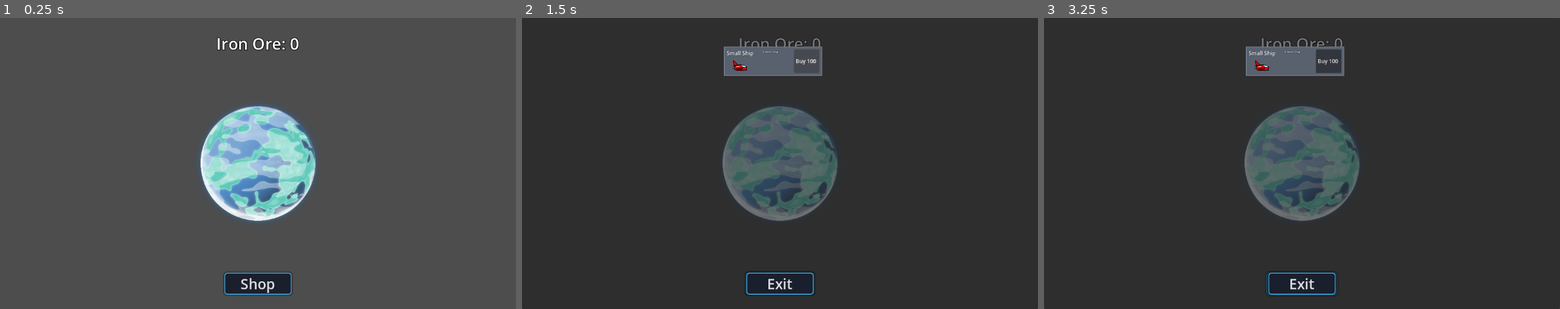
Above: before the commit, frames 1-3 (left to right).
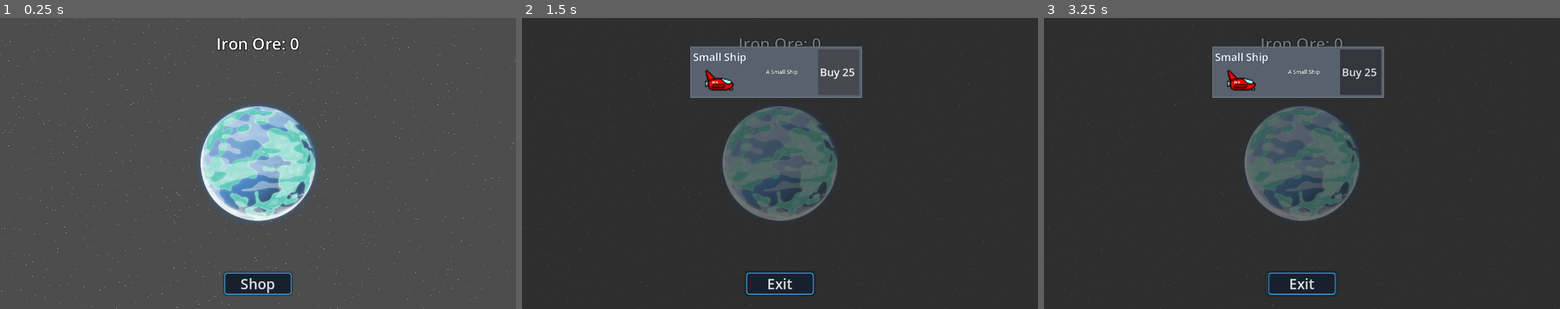
Above: after the commit, the same moments.

Repository: AllanSechrist/Tap
Game: Godot game, scene res://level/sand_box.tscn
The game is run twice, just before and just after one commit, with the same random seed, the same clock (stepped at 60 frames per second) and the same inputs.
Inputs:
- Up to frame 1 (0.25 s): no input
- Up to frame 2 (1.5 s): click "Shop" at 0.5 s; click "Buy 100" (after the commit: "Buy 25") at 1.25 s
- Up to frame 3 (3.25 s): click "Shop" at 2 s; click "Shop" at 2.75 s

The runs differ from the first frame. In frame 1, 0.2% of the frame differs, in the area x 0-100%, y 0-100%; in frame 2, 4.6%; in frame 3, 3.6%.

Commit message:
Add click animation to planet.

Diff:
--- a/Shop/ShopUI/shop_ui.gd
+++ b/Shop/ShopUI/shop_ui.gd
@@ -15,6 +15,5 @@
 		grid_container.add_child(card)
 		card.setup(item)
 
-
 func _on_exit_button_pressed() -> void:
 	Events.toggle_shop_menu.emit()
--- a/Shop/ShopUI/shop_ui.tscn
+++ b/Shop/ShopUI/shop_ui.tscn
@@ -2,6 +2,7 @@
 
 [ext_resource type="Script" uid="uid://dnedsjqpuvwk3" path="res://Shop/ShopUI/shop_ui.gd" id="1_ajsfe"]
 [ext_resource type="Resource" uid="uid://eowgs1mnq58m" path="res://Shop/Shops/earth/earth.tres" id="2_56enu"]
+[ext_resource type="Script" uid="uid://dmu1bx1b246jl" path="res://UI/HUD/shop_menu_button.gd" id="4_oiswq"]
 
 [sub_resource type="StyleBoxFlat" id="StyleBoxFlat_56enu"]
 bg_color = Color(0.101960786, 0.12156863, 0.18039216, 1)
@@ -75,14 +76,19 @@
 layout_mode = 2
 
 [node name="ScrollContainer" type="ScrollContainer" parent="PanelContainer/MarginContainer/VBoxContainer" unique_id=2138070313]
-custom_minimum_size = Vector2(250, 100)
+custom_minimum_size = Vector2(200, 100)
 layout_mode = 2
 size_flags_horizontal = 4
 size_flags_vertical = 3
+horizontal_scroll_mode = 0
+vertical_scroll_mode = 3
 
 [node name="GridContainer" type="GridContainer" parent="PanelContainer/MarginContainer/VBoxContainer/ScrollContainer" unique_id=1431844933]
 unique_name_in_owner = true
+custom_minimum_size = Vector2(300, 0)
 layout_mode = 2
+size_flags_horizontal = 6
+size_flags_vertical = 4
 
 [node name="ExitButton" type="Button" parent="." unique_id=476548191]
 custom_minimum_size = Vector2(150, 0)
@@ -103,5 +109,8 @@
 theme_override_styles/pressed = SubResource("StyleBoxFlat_3oj4n")
 theme_override_styles/hover = SubResource("StyleBoxFlat_oiswq")
 text = "Exit"
+script = ExtResource("4_oiswq")
 
+[connection signal="mouse_entered" from="ExitButton" to="ExitButton" method="_on_mouse_entered"]
+[connection signal="mouse_exited" from="ExitButton" to="ExitButton" method="_on_mouse_exited"]
 [connection signal="pressed" from="ExitButton" to="." method="_on_exit_button_pressed"]
--- a/assets/effects/space_fx.tscn
+++ b/assets/effects/space_fx.tscn
@@ -7,7 +7,6 @@
 
 [node name="CPUParticles2D" type="CPUParticles2D" parent="." unique_id=1698384989]
 position = Vector2(0, 325)
-emitting = false
 amount = 50
 lifetime = 360.0
 one_shot = true
--- a/items/itemUI/item_card.gd
+++ b/items/itemUI/item_card.gd
@@ -1,4 +1,4 @@
-extends PanelContainer
+extends Control
 class_name ItemCard
 
 @onready var card_name_label: Label = %CardNameLabel
--- a/items/itemUI/item_card.tscn
+++ b/items/itemUI/item_card.tscn
@@ -14,50 +14,57 @@
 corner_detail = 16
 
 [sub_resource type="LabelSettings" id="LabelSettings_8imll"]
-font_size = 12
+font_size = 24
 font_color = Color(0.95468724, 0.9776916, 1, 1)
 outline_size = 1
 outline_color = Color(0, 0, 0, 1)
 shadow_color = Color(0, 0, 0, 0.120000005)
 
 [sub_resource type="LabelSettings" id="LabelSettings_cvevm"]
-font_size = 6
+font_size = 12
 outline_size = 1
 outline_color = Color(0, 0, 0, 1)
 shadow_color = Color(0, 0, 0, 0.10300001)
 
-[node name="ItemCard" type="PanelContainer" unique_id=495797227]
-custom_minimum_size = Vector2(150, 0)
-offset_right = 225.0
+[node name="ItemCard" type="Control" unique_id=819084735]
+custom_minimum_size = Vector2(400, 150)
+layout_mode = 3
+anchors_preset = 0
+offset_right = 250.0
+offset_bottom = 70.0
+script = ExtResource("1_cvevm")
+
+[node name="PanelContainer" type="PanelContainer" parent="." unique_id=1818345778]
+layout_mode = 0
+offset_right = 216.0
 offset_bottom = 65.0
 theme_override_styles/panel = SubResource("StyleBoxFlat_8imll")
-script = ExtResource("1_cvevm")
 
-[node name="MarginContainer" type="MarginContainer" parent="." unique_id=969482851]
+[node name="MarginContainer" type="MarginContainer" parent="PanelContainer" unique_id=969482851]
 layout_mode = 2
 theme_override_constants/margin_left = 4
 theme_override_constants/margin_top = 4
 theme_override_constants/margin_right = 4
 theme_override_constants/margin_bottom = 4
 
-[node name="HBoxContainer" type="HBoxContainer" parent="MarginContainer" unique_id=80563035]
+[node name="HBoxContainer" type="HBoxContainer" parent="PanelContainer/MarginContainer" unique_id=80563035]
 layout_mode = 2
 theme_override_constants/separation = 20
 alignment = 1
 
-[node name="VBoxContainer" type="VBoxContainer" parent="MarginContainer/HBoxContainer" unique_id=1246409811]
+[node name="VBoxContainer" type="VBoxContainer" parent="PanelContainer/MarginContainer/HBoxContainer" unique_id=1246409811]
 layout_mode = 2
 
-[node name="CardNameLabel" type="Label" parent="MarginContainer/HBoxContainer/VBoxContainer" unique_id=235278996]
+[node name="CardNameLabel" type="Label" parent="PanelContainer/MarginContainer/HBoxContainer/VBoxContainer" unique_id=235278996]
 unique_name_in_owner = true
 layout_mode = 2
 text = "Name Test"
 label_settings = SubResource("LabelSettings_8imll")
 horizontal_alignment = 1
 
-[node name="CardIcon" type="TextureRect" parent="MarginContainer/HBoxContainer/VBoxContainer" unique_id=1343473657]
+[node name="CardIcon" type="TextureRect" parent="PanelContainer/MarginContainer/HBoxContainer/VBoxContainer" unique_id=1343473657]
 unique_name_in_owner = true
-custom_minimum_size = Vector2(32, 32)
+custom_minimum_size = Vector2(64, 64)
 layout_mode = 2
 size_flags_horizontal = 4
 size_flags_vertical = 4
@@ -65,19 +72,21 @@
 expand_mode = 2
 stretch_mode = 5
 
-[node name="DescriptionLabel" type="Label" parent="MarginContainer/HBoxContainer" unique_id=1839302809]
+[node name="DescriptionLabel" type="Label" parent="PanelContainer/MarginContainer/HBoxContainer" unique_id=1839302809]
 unique_name_in_owner = true
-custom_minimum_size = Vector2(50, 50)
+custom_minimum_size = Vector2(120, 100)
 layout_mode = 2
 text = "Description about the item you are going to buy."
 label_settings = SubResource("LabelSettings_cvevm")
+horizontal_alignment = 1
+vertical_alignment = 1
 autowrap_mode = 2
 
-[node name="PerchaseButton" type="Button" parent="MarginContainer/HBoxContainer" unique_id=905830685]
+[node name="PerchaseButton" type="Button" parent="PanelContainer/MarginContainer/HBoxContainer" unique_id=905830685]
 unique_name_in_owner = true
 custom_minimum_size = Vector2(32, 32)
 layout_mode = 2
-theme_override_font_sizes/font_size = 12
+theme_override_font_sizes/font_size = 24
 text = "Buy: 99"
 
-[connection signal="pressed" from="MarginContainer/HBoxContainer/PerchaseButton" to="." method="_on_perchase_button_pressed"]
+[connection signal="pressed" from="PanelContainer/MarginContainer/HBoxContainer/PerchaseButton" to="." method="_on_perchase_button_pressed"]
--- a/items/small_ship.tres
+++ b/items/small_ship.tres
@@ -10,9 +10,9 @@
 description = "A Small Ship"
 icon = ExtResource("1_yfa1p")
 costs = Dictionary[int, int]({
-0: 100
+0: 25
 })
 production = Dictionary[int, int]({
-0: 10
+0: 1
 })
 metadata/_custom_type_script = "uid://b4bvyu5ubixtr"
--- a/planets/planet.gd
+++ b/planets/planet.gd
@@ -3,8 +3,16 @@
 
 @export var resource_type: ResourceHandler.resource_type
 @export var click_value := 1
+@export_category("Animation")
+@export var duration := 0.2
+@export var animation_target := Vector2(0.24, 0.24)
 @onready var planet: Sprite2D = $Planet
 var on_planet := false
+var tween
+var animation_original: Vector2
+
+func _ready() -> void:
+	animation_original = planet.scale
 
 func _on_area_2d_mouse_entered() -> void:
 	on_planet = true
@@ -13,5 +21,38 @@
 	on_planet = false
 
 func _unhandled_input(event: InputEvent) -> void:
-	if event.is_action_pressed("click") and on_planet:
+	if not on_planet:
+		return
+	if event.is_action_pressed("click"):
 		Events.add_resource.emit(resource_type, click_value)
+		#shrink_planet()
+		animate()
+	#elif event.is_action_released("click"):
+		#grow_planet()
+
+func animate() -> void:
+	if tween:
+		tween.kill()
+
+	planet.scale = animation_original
+
+	tween = create_tween()
+	tween.set_trans(Tween.TRANS_SINE)
+	tween.set_ease(Tween.EASE_OUT)
+	tween.tween_property(planet, "scale", animation_target, duration * 0.5)
+	tween.tween_property(planet, "scale", animation_original, duration * 0.5)
+#func shrink_planet() -> void:
+	#if tween:
+		#tween.kill()
+	#tween = create_tween()
+	#tween.set_trans(Tween.TRANS_SINE)
+	#tween.set_ease(Tween.EASE_OUT)
+	#tween.tween_property(planet, "scale", animation_target, duration)
+		#
+#func grow_planet() -> void:
+	#if tween:
+		#tween.kill()
+	#tween = create_tween()
+	#tween.set_trans(Tween.TRANS_SINE)
+	#tween.set_ease(Tween.EASE_OUT)
+	#tween.tween_property(planet, "scale", animation_original, duration)
